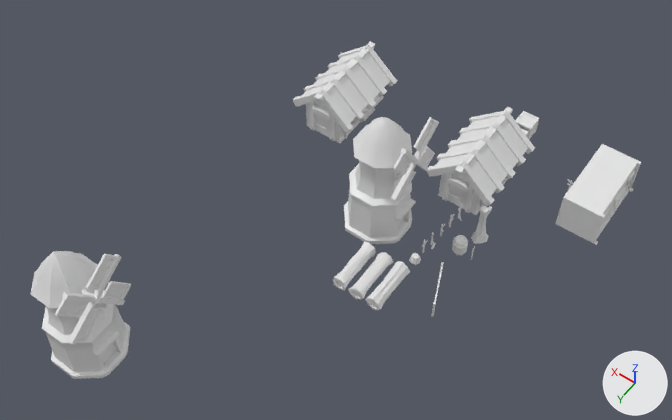
A saved change to the FBX model Assets/Models/Assets_tutorial/Domek wariant 1.fbx.
One viewpoint serves both versions: a camera (50 mm lens) standing at (-38.6, 187.4, 221.3) and looking at (52.2, 60.4, 21.7). The lights are fixed; the arrows at lower right show +X, +Y and +Z. Where no turn or scale is listed for an object, it has been applied to the vertices. Vertices at the same position are counted once.

Names of what the first picture shows: 'Beczka', 'Cube', 'Cube.001', 'Cube.003', 'Cube.004', 'Cube.005', 'Cube.008', 'Kloda 1', 'Kloda 2', 'Kloda 3', 'Młyn', 'Młyn 2', 'Młyn 2.001', 'Pień dzrzewa', 'Post stone base', 'Post.002', 'Skrzynia 1', 'Skrzynia 1.001', 'Znak 2', 'Znak 5', 'Znak 6'.
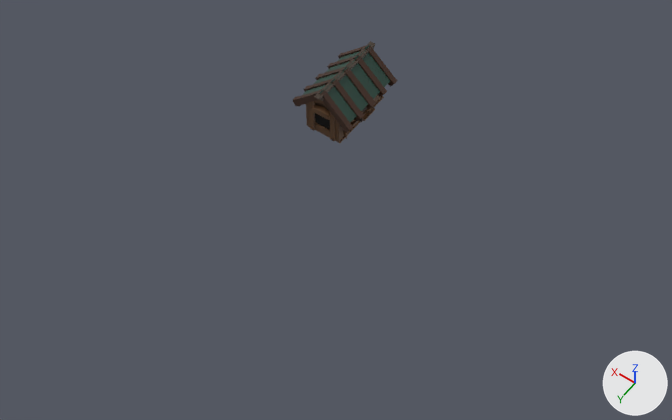
The newer file is also turned or shifted as a whole; pictures and numbers use the older file's frame.

Changed parts and their boxes (x1, y1, x2, y2) in the pictures (672 x 420 px):
'Młyn 2.001', deleted: before (30, 251, 131, 379)
'Młyn', deleted: before (344, 117, 416, 244)
'Cube.001', deleted: before (427, 110, 535, 206)
'Cube.003', deleted: before (555, 144, 641, 245)
'Młyn 2', deleted: before (391, 117, 439, 201)
'Cube', deleted: before (439, 166, 515, 215)
'Kloda 2', deleted: before (365, 261, 410, 310)
'Kloda 1', deleted: before (348, 252, 393, 300)
'Kloda 3', deleted: before (333, 242, 376, 291)
'Pień dzrzewa', deleted: before (471, 205, 492, 244)
'Cube.008', deleted: before (455, 107, 513, 173)
'Skrzynia 1.001', deleted: before (515, 111, 539, 139)
'Beczka', deleted: before (452, 235, 468, 255)
'Cube.004', deleted: before (431, 262, 444, 317)
'Post stone base', deleted: before (409, 253, 421, 265)
'Znak 4', deleted: before (430, 232, 436, 249)
'Znak 2', deleted: before (458, 204, 464, 220)
'Znak 5', deleted: before (422, 239, 428, 253)
'Skrzynia 1', deleted: before (521, 129, 528, 136)
'Post.002', deleted: before (567, 180, 572, 192)
part 1 of me_cube_025, recoloured: (314, 41, 375, 101) in both
part 2 of me_cube_025, recoloured (grey to green): (303, 45, 390, 122) in both
part 3 of me_cube_025, recoloured (grey to brown): (321, 46, 398, 133) in both
part 4 of me_cube_025, recoloured (white to brown): (293, 45, 368, 106) in both
part 5 of me_cube_025, recoloured (grey to brown): (306, 95, 384, 143) in both
part 6 of me_cube_025, recoloured: (315, 113, 330, 130) in both

The edits, one by one:
Material 'Material.031' (mat_material_031) is new.
Its base color is (0.107, 0.0502, 0.0192) (brown #5c3f26).
Material 'Material.033' (mat_material_033) is new.
Its base color is (0.0264, 0.0116, 0.00391) (brown #2d1c0d).
Material 'Material.032' (mat_material_032) is new.
Its base color is (0.0, 0.0, 0.0) (black #000000).
Its roughness is 1.0.
Material 'Material.030' (mat_material_030) is new.
Its base color is (0.0472, 0.0174, 0.00763) (brown #3d2415).
Material 'Material.029' (mat_material_029) is new.
Its base color is (0.0199, 0.0602, 0.0439) (dark green #27453b).
Material 'Material.028' (mat_material_028) is new.
Its base color is (0.0448, 0.0295, 0.0188) (brown #3c3025).
me_cube_025 has 710 vertices, 677 faces and spans x -11.3..11.2, y -15.4..15.4, z -17.9..1.3.
me_cube_025 is used by ob_cube_005; location (84.3, 10.3, 16.5).
me_cube_025 part 1: all 6 faces centred in x -1.0..1.0, y -14.6..14.6, z -1.2..0.8 switch from no material to mat_material_028 (brown #3c3025).
me_cube_025 part 2: 54 of the faces centred in x -9.3..9.2, y -12.6..12.6, z -9.9..1.1 switch from no material to mat_material_029 (dark green #27453b).
me_cube_025 part 3: 52 of the faces centred in x -11.1..-4.6, y -13.5..13.5, z -9.5..-3.1 switch from no material to mat_material_030 (brown #3d2415).
me_cube_025 part 4: 52 of the faces centred in x 4.6..11.0, y -13.5..13.5, z -9.4..-3.1 switch from no material to mat_material_030 (brown #3d2415).
me_cube_025 part 5: 477 of the faces centred in x -9.1..9.0, y -13.2..13.7, z -17.9..-2.8 switch from no material to mat_material_031 (brown #5c3f26).
me_cube_025 part 6: all 8 faces centred in x -5.9..1.6, y 5.2..12.1, z -13.5..-11.0 switch from no material to mat_material_032 (black #000000).
me_cube_025 now uses material mat_material_033 (brown #2d1c0d).
Object 'Cube' (ob_cube) is deleted.
Object 'Znak 2' (ob_znak_2) is deleted.
Object 'Kloda 3' (ob_kloda_3) is deleted.
Object 'Młyn 2' (ob_młyn_2) is deleted.
Object 'Cube.001' (ob_cube_001) is deleted.
Object 'Cube.008' (ob_cube_008) is deleted.
Object 'Post.002' (ob_post_002) is deleted.
Object 'Młyn 2.001' (ob_młyn_2_001) is deleted.
Object 'Cube.007' (ob_cube_007) is deleted.
Object 'Kloda 2' (ob_kloda_2) is deleted.
Object 'Pień dzrzewa' (ob_pień_dzrzewa) is deleted.
Object 'Cube.004' (ob_cube_004) is deleted.
Object 'Młyn' (ob_młyn) is deleted.
Object 'Post stone base' (ob_post_stone_base) is deleted.
Object 'Znak 6' (ob_znak_6) is deleted.
Object 'Skrzynia 1.001' (ob_skrzynia_1_001) is deleted.
Object 'Cube.011' (ob_cube_011) is deleted.
Object 'Cube.003' (ob_cube_003) is deleted.
Object 'Skrzynia 1' (ob_skrzynia_1) is deleted.
Object 'Znak 5' (ob_znak_5) is deleted.
Object 'Beczka' (ob_beczka) is deleted.
Object 'Znak 4' (ob_znak_4) is deleted.
Object 'Kloda 1' (ob_kloda_1) is deleted.
